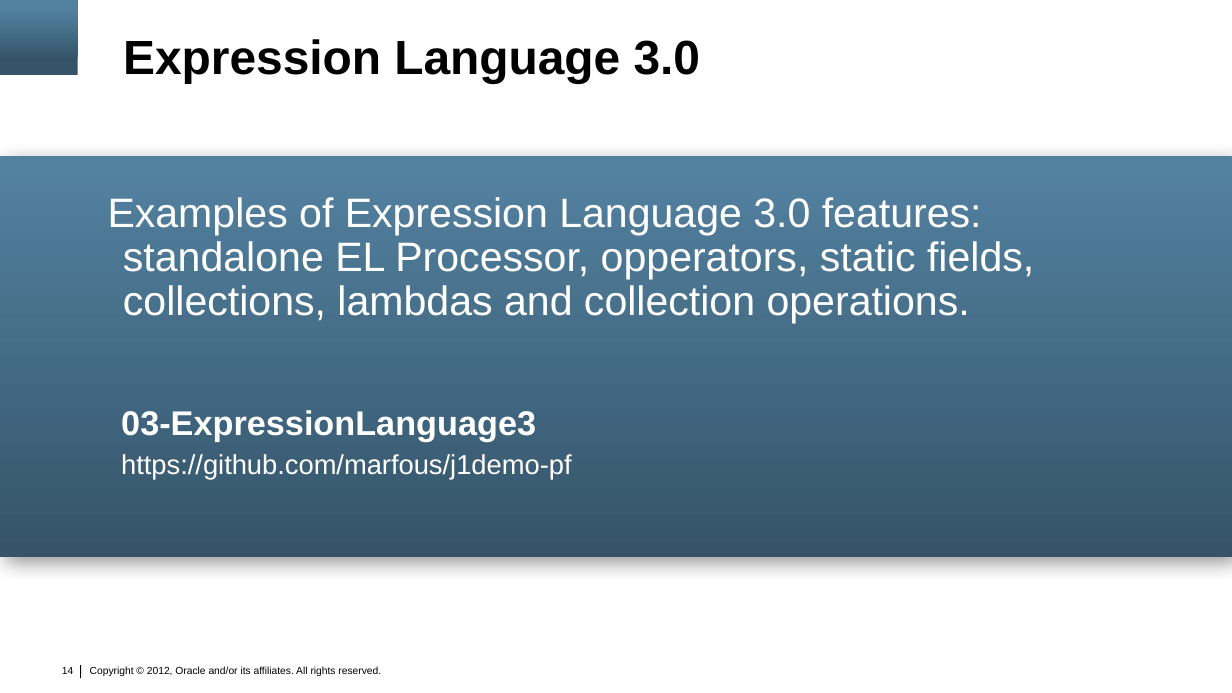
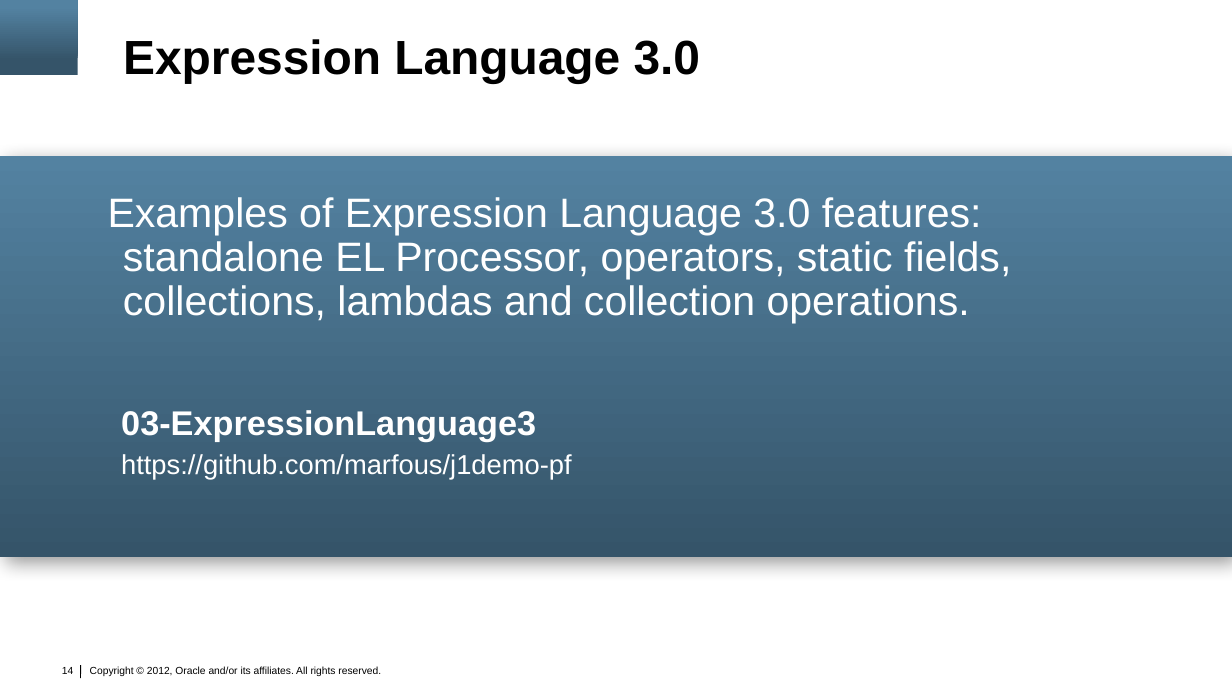
Before and after one commit to marfous/j1demo-pf, a slide deck: slide 14 of con3638.pptx. Drawn at 1232x693 pixels with LibreOffice and Linux fonts; fonts in the diff are those of the drawing; background and template pictures are left out. Boxes give left, top, right and bottom in pixels: in the first picture for what was removed or moved away, otherwise in the second. Text is boxed around its words. In the diff, an @@ line names an element or a change of style, - is before the commit and + after.

Commit message:
Updated text of tips Nr. 1, 2, 3

```diff
--- a/con3638.pptx
+++ b/con3638.pptx
@@ text at bbox=[108, 197, 1011, 324]: text changed @@
-Examples of Expression Language 3.0 features: standalone EL Processor, opperators, static fields, collections, lambdas and collection operations.
+Examples of Expression Language 3.0 features: standalone EL Processor, operators, static fields, collections, lambdas and collection operations.
```
Also in this commit, not shown: 4 other slides changed.
